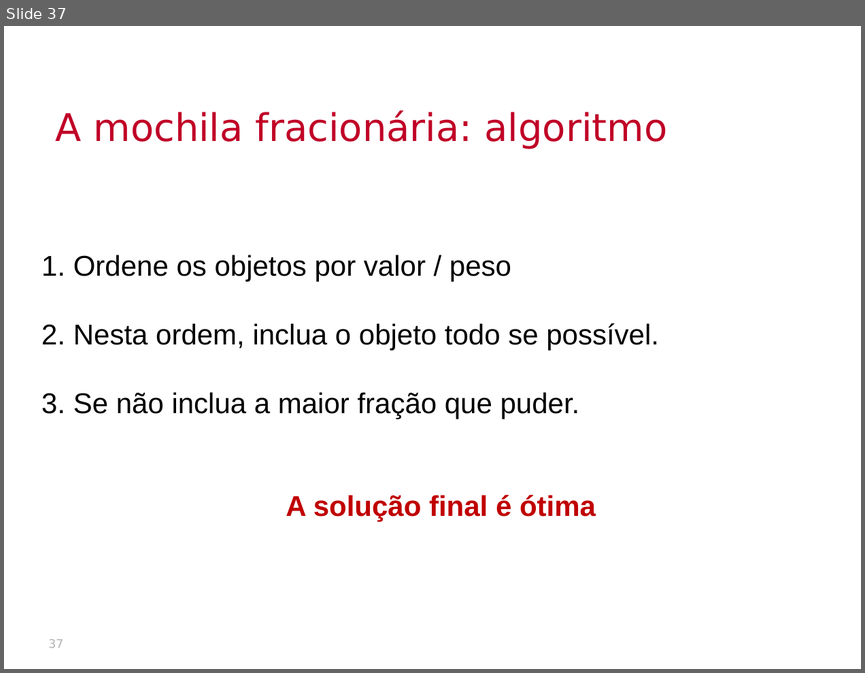
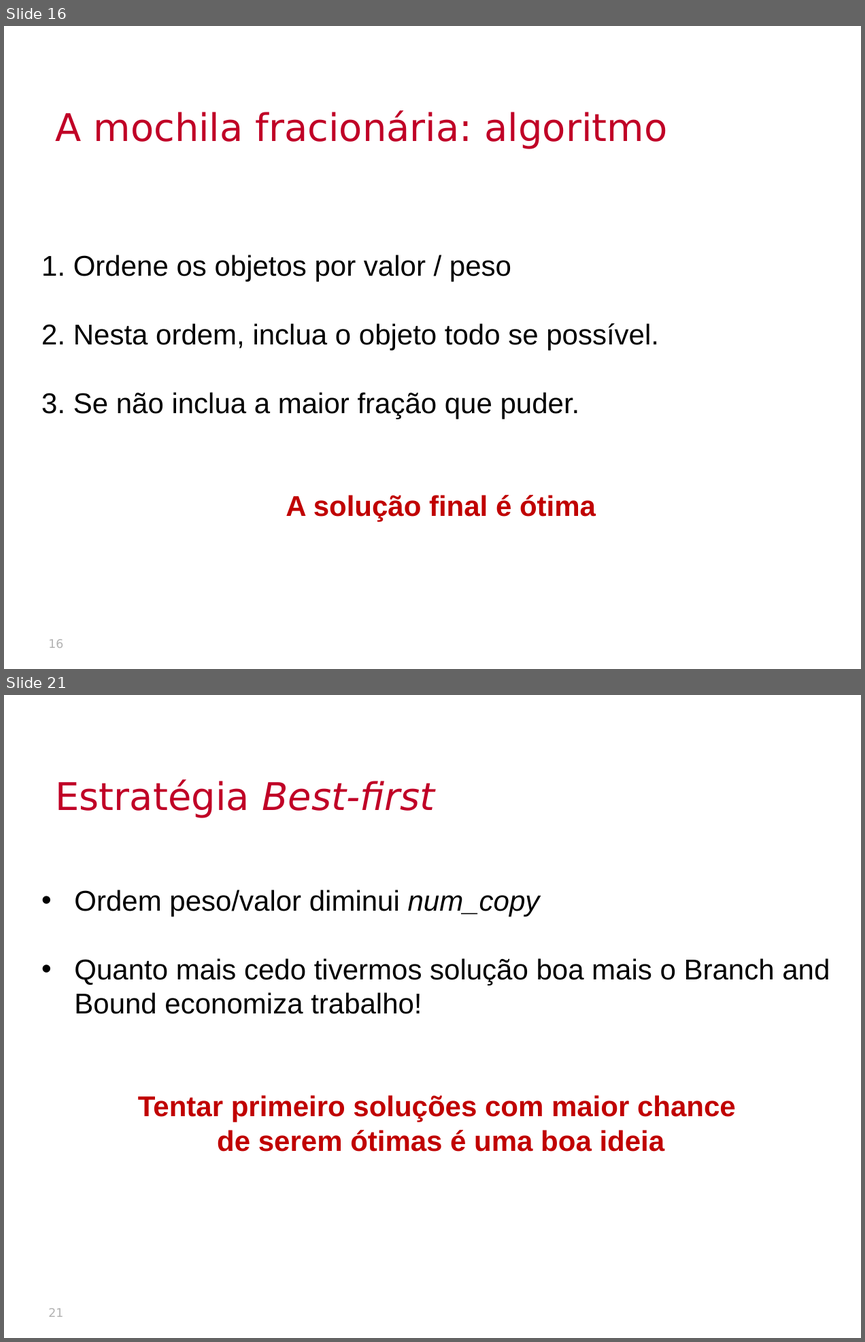
Before and after one commit to thalials/supercomp, a slide deck: aulas/10-branch-and-bound-II/slides.pptx. Shown one above the other, each under a label of ours: slide 37 before the commit, slides 16 and 21 after it; the slides between them are not shown. The pictures are 865x673 and 865x1342 pixels, drawn with LibreOffice and Linux fonts; fonts in the diff are those of the drawing; background and template pictures are left out. Boxes give left, top, right and bottom in pixels: in the first picture for what was removed or moved away, otherwise in the second. Text is boxed around its words. In the diff, an @@ line names an element or a change of style, - is before the commit and + after.

```diff
--- a/aulas/10-branch-and-bound-II/slides.pptx
+++ b/aulas/10-branch-and-bound-II/slides.pptx
@@ slide 21 added at bbox=[4, 695, 861, 1338], background picture (left out) @@
@@ text added at bbox=[55, 779, 434, 818], 32 pt, text #C00026 @@
+Estratégia Best-first
@@ text added at bbox=[74, 889, 830, 1151], 24 pt, text #000000 @@
+• Ordem peso/valor diminui num_copy
+• Quanto mais cedo tivermos solução boa mais o Branch and Bound economiza trabalho!
+Tentar primeiro soluções com maior chance
+de serem ótimas é uma boa ideia
@@ page number added at bbox=[48, 1308, 63, 1317], 10 pt, text #B2B2B2 @@
+21
@@ what was slide 37 is now slide 16 @@
@@ page number at bbox=[48, 639, 63, 648]: text changed @@
-37
+16
```
Also in this commit, not shown: 5 slides changed, 4 other slides added, 18 slides removed, 27 other files.
